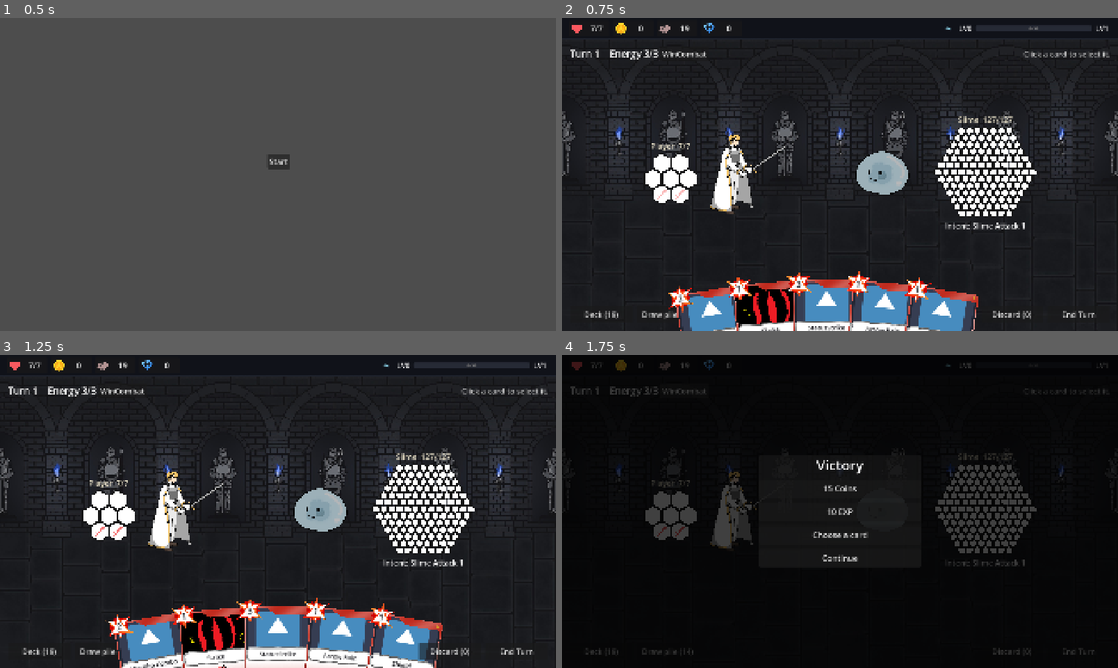
Above: before the commit, frames 1-4 (two rows, left to right).
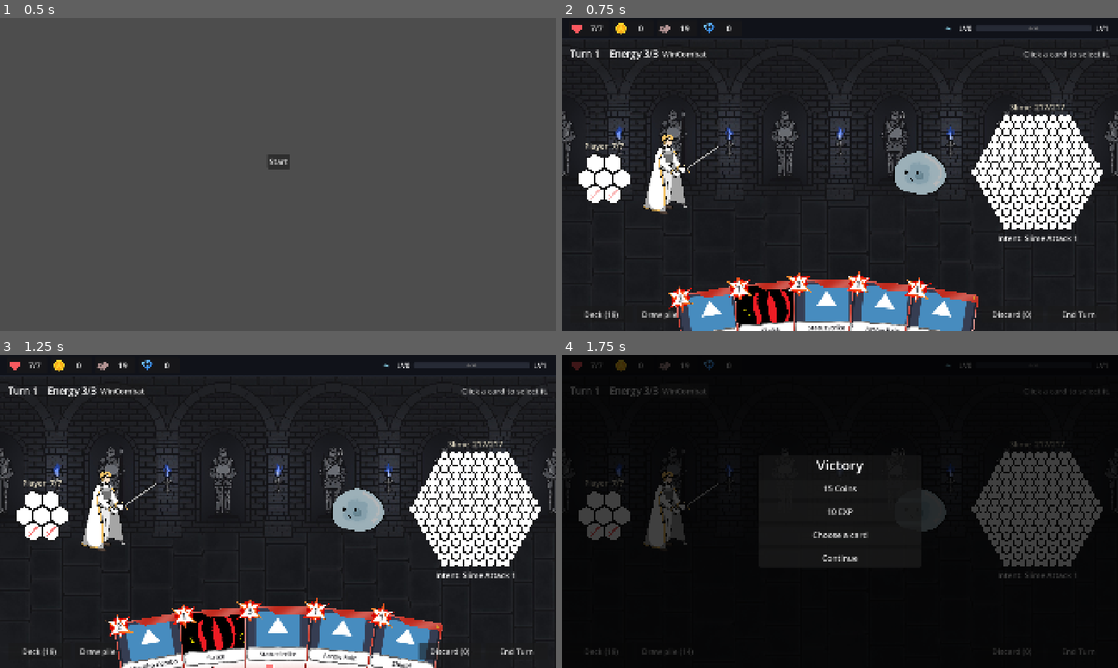
Above: after the commit, the same moments.

Repository: himaiayas/hex-sts
Game: Godot game, scene res://scenes/mainmenu.tscn
The game is run twice, just before and just after one commit, with the same random seed, the same clock (stepped at 60 frames per second) and the same inputs. The engine's default icon, where the game draws it, is replaced by a stand-in: a white triangle on a blue panel in a dark square.
Inputs:
- Up to frame 1 (0.5 s): no input
- Up to frame 2 (0.75 s): click "Start" at 0.5 s
- Up to frame 3 (1.25 s): no input
- Up to frame 4 (1.75 s): click "WinCombat" at 1.25 s

Frame 1 is identical in both runs. In frame 2, 11% of the frame differs, in the area x 3-98%, y 27-72%; in frame 3, 11%, in the area x 3-98%, y 27-100%; in frame 4, 8.9%.

Commit message:
fix: increases size of limit rendered tile box

Diff:
--- a/scenes/combat.tscn
+++ b/scenes/combat.tscn
@@ -81,7 +81,7 @@
 layout_mode = 2
 size_flags_vertical = 3
 mouse_filter = 2
-theme_override_constants/separation = 160
+theme_override_constants/separation = 520
 alignment = 1
 
 [node name="Player" type="HBoxContainer" parent="Margin/Layout/Arena"]
--- a/scripts/cards/card_data/strike.gd
+++ b/scripts/cards/card_data/strike.gd
@@ -10,12 +10,33 @@
 	image = preload("res://assets/cards/cards/strike.png")
 	grid_actions = [
 		GridAction.new(Enum.TargetType.ENEMY, [
+			# DamageTile.new(Vector2i(0,0)),
+			# DamageTile.new(Vector2i(1,0)),
+			# DamageTile.new(Vector2i(-1,0)),
+			# DamageTile.new(Vector2i(0,1)),
+			# DamageTile.new(Vector2i(0,-1)),
+			# DamageTile.new(Vector2i(1,-1)),
+			# DamageTile.new(Vector2i(-1,1)),
+
+			# DamageTile.new(Vector2i(0,0)),
+			# DamageTile.new(Vector2i(1,0)),
+			# DamageTile.new(Vector2i(-1,0)),
+			# DamageTile.new(Vector2i(0,-1)),
+			# DamageTile.new(Vector2i(-1,1)),
+			# DamageTile.new(Vector2i(2,0)),
+			# DamageTile.new(Vector2i(3,0)),
+			# DamageTile.new(Vector2i(4,0))
+
 			DamageTile.new(Vector2i(0,0)),
 			DamageTile.new(Vector2i(1,0)),
-			DamageTile.new(Vector2i(-1,0)),
+			DamageTile.new(Vector2i(2,0)),
+			DamageTile.new(Vector2i(0,-1)),
 			DamageTile.new(Vector2i(0,1)),
+			DamageTile.new(Vector2i(0,1)),
+			DamageTile.new(Vector2i(0,2)),
 			DamageTile.new(Vector2i(0,-1)),
-			DamageTile.new(Vector2i(1,-1)),
-			DamageTile.new(Vector2i(-1,1)),
+			DamageTile.new(Vector2i(0,-2)),
+
+
 		]),
 	]
--- a/scripts/cards/pattern_view.gd
+++ b/scripts/cards/pattern_view.gd
@@ -1,10 +1,12 @@
 class_name PatternView
 extends Control
 
-## Draws one of a card's grid actions as small hexes, shrunk to fit the box.
+## Draws one of a card's grid actions as small hexes. Tall patterns get a taller box (up to
+## MAX_HEIGHT) instead of shrinking into a fixed one; only very big patterns shrink.
 ## The (0,0) hex, where the cursor goes when you play the card, is outlined.
 
-const BOX_SIZE := Vector2(207, 47)
+const BOX_SIZE := Vector2(207, 47)  # full-line pattern: width, and smallest height
+const MAX_HEIGHT := 120.0  # tallest a pattern box gets (the description area is ~128)
 const MAX_HEX_SIZE := 17.0
 const COLOR_EDGE := Color("#151515")
 const COLOR_ORIGIN := Color("#ffffff")
@@ -12,14 +14,17 @@
 var action: GridAction
 
 
-## height > 0: an inline pattern that height tall and just as wide as it needs.
-func _init(_action: GridAction, height := 0.0) -> void:
+## max_height > 0: an inline pattern, at most that tall and just as big as it needs.
+## Otherwise a full-line pattern, BOX_SIZE.x wide and as tall as the pattern (up to MAX_HEIGHT).
+func _init(_action: GridAction, max_height := 0.0) -> void:
 	action = _action
-	custom_minimum_size = BOX_SIZE
-	if height > 0:
-		var extent: Vector2 = _extent()[2]
-		var hex := minf(MAX_HEX_SIZE, height / extent.y)
-		custom_minimum_size = Vector2(ceilf(extent.x * hex), height)
+	var extent: Vector2 = _extent()[2]
+	if max_height > 0:
+		var hex := minf(MAX_HEX_SIZE, max_height / extent.y)
+		custom_minimum_size = (extent * hex).ceil()
+	else:
+		var hex := minf(MAX_HEX_SIZE, minf(BOX_SIZE.x / extent.x, MAX_HEIGHT / extent.y))
+		custom_minimum_size = Vector2(BOX_SIZE.x, maxf(BOX_SIZE.y, ceilf(extent.y * hex)))
 	mouse_filter = Control.MOUSE_FILTER_IGNORE
 
 
--- a/scripts/cards/render_card.gd
+++ b/scripts/cards/render_card.gd
@@ -16,7 +16,7 @@
 const AUGMENT_OFFSET := 18.0  # how far the icons stick out above the card frame
 const NAME_FONT_SIZE := 22
 const COST_FONT_SIZE := 30
-const INLINE_PATTERN_HEIGHT := PatternView.BOX_SIZE.y  # a {render:N} sharing its line with text; same size as a full-line one
+const INLINE_PATTERN_HEIGHT := PatternView.MAX_HEIGHT  # tallest a {render:N} sharing its line with text gets
 const INLINE_SPACING := 4  # between text and an inline pattern
 const FONT_SIZE :=16  # description
 const COLOR_DESCRIPTION := Color(0.117647, 0.117647, 0.137255)  # dark, like the name
--- a/scripts/combat/ui/health_grid_view.gd
+++ b/scripts/combat/ui/health_grid_view.gd
@@ -7,7 +7,9 @@
 signal cell_clicked(unit: CombatUnit, coords: Vector2i)
 
 const HEX_SIZE := 36.0  # largest hex radius; big grids shrink below it
-const MAX_GRID_SIZE := Vector2(360, 330)  # hexes shrink so the grid (without its name) fits in this
+const MAX_GRID_SIZE := Vector2(460, 420)  # hexes shrink so the grid (without its name) fits in this
+const GAP := 2.5  # space between hexes at full size; scales with the hex
+const EDGE_WIDTH := 3.0  # tile outline at full size; scales with the hex
 const SQRT3 := 1.7320508
 const NAME_HEIGHT := 40.0
 const NO_CELL := Vector2i(999999, 999999)  # not (0,0): that's a real cell
@@ -197,19 +199,19 @@
 			color = COLOR_NEW
 		# if action_tile_dict.has(cell):
 		# 	color = color.lerp(COLOR_PREVIEW, 0.65)
-		var corners := hex_corners(cell_position(coord), _hex - 2.5)
+		var corners := hex_corners(cell_position(coord), _hex - _gap())
 		draw_colored_polygon(corners, color)
 		corners.append(corners[0])
-		draw_polyline(corners, COLOR_EDGE, 3.0)
+		draw_polyline(corners, COLOR_EDGE, EDGE_WIDTH * _hex / HEX_SIZE)
 		if tile.hp >= Enum.HealthTileEnum.SHIELDED:
 			_draw_shield(cell_position(coord), SHIELD_ALPHA)
 
 	for cell in candidates:
-		var corners := hex_corners(cell_position(cell), _hex - 2.5)
+		var corners := hex_corners(cell_position(cell), _hex - _gap())
 		if cell == _hover:
 			draw_colored_polygon(corners, Color(COLOR_CANDIDATE, 0.35))
 		corners.append(corners[0])
-		draw_polyline(corners, Color(COLOR_CANDIDATE, 0.8), 2.0)
+		draw_polyline(corners, Color(COLOR_CANDIDATE, 0.8), maxf(1.0, 2.0 * _hex / HEX_SIZE))
 
 	var wave := 0.5 + 0.5 * sin(TAU * Time.get_ticks_msec() / 1000.0 / INTENT_PERIOD)
 	var pulse := lerpf(ICON_ALPHA_MIN, ICON_ALPHA_MAX, wave)
@@ -232,7 +234,7 @@
 		var alpha := PREVIEW_ALPHA if unit.health.has(_hover) else flicker
 		for cell in unit.health:
 			if random_target.can_inflict(unit, cell):
-				draw_colored_polygon(hex_corners(_origin + axial_to_pixel(cell), HEX_SIZE - 2.5), Color(random_target.get_color(), alpha * 0.5))
+				draw_colored_polygon(hex_corners(cell_position(cell), _hex - _gap()), Color(random_target.get_color(), alpha * 0.5))
 
 	for offset in preview:
 		var cell := _hover + offset
@@ -325,7 +327,7 @@
 		var half := Vector2.ONE * ICON_SIZE * _hex / HEX_SIZE / 2.0
 		draw_texture_rect(icon, Rect2(center - half, half * 2.0), false, Color(1, 1, 1, alpha))
 	else:
-		draw_colored_polygon(hex_corners(center, _hex - 2.5), Color(t.get_color(), alpha * 0.5))
+		draw_colored_polygon(hex_corners(center, _hex - _gap()), Color(t.get_color(), alpha * 0.5))
 
 
 func _draw_shield(center: Vector2, alpha: float) -> void:
@@ -357,6 +359,10 @@
 			cell_clicked.emit(unit, cell)
 
 
+func _gap() -> float:
+	return GAP * _hex / HEX_SIZE
+
+
 ## Centre of a cell in this grid's local coordinates.
 func cell_position(cell: Vector2i) -> Vector2:
 	return _origin + axial_to_pixel(cell, _hex)
--- a/scripts/enemies/slime/slime.gd
+++ b/scripts/enemies/slime/slime.gd
@@ -2,141 +2,15 @@
 extends BaseEnemy
 
 
+## Hexagon of this radius: 3r(r+1)+1 tiles (8 -> 217).
+const RADIUS := 8
+
+
 func _init() -> void:
-	var coords: Array[Vector2i] = [
-	Vector2i(0, 0),
-	Vector2i(1, 0),
-	Vector2i(0, 1),
-	Vector2i(-1, 1),
-	Vector2i(-1, 0),
-	Vector2i(0, -1),
-	Vector2i(1, -1),
-
-	Vector2i(2, 0),
-	Vector2i(1, 1),
-	Vector2i(0, 2),
-	Vector2i(-1, 2),
-	Vector2i(-2, 2),
-	Vector2i(-2, 1),
-	Vector2i(-2, 0),
-	Vector2i(-1, -1),
-	Vector2i(0, -2),
-	Vector2i(1, -2),
-	Vector2i(2, -2),
-	Vector2i(2, -1),
-
-	Vector2i(3, 0),
-	Vector2i(2, 1),
-	Vector2i(1, 2),
-	Vector2i(0, 3),
-	Vector2i(-1, 3),
-	Vector2i(-2, 3),
-	Vector2i(-3, 3),
-	Vector2i(-3, 2),
-	Vector2i(-3, 1),
-	Vector2i(-3, 0),
-	Vector2i(-2, -1),
-	Vector2i(-1, -2),
-	Vector2i(0, -3),
-	Vector2i(1, -3),
-	Vector2i(2, -3),
-	Vector2i(3, -3),
-	Vector2i(3, -2),
-	Vector2i(3, -1),
-
-	Vector2i(4, 0),
-	Vector2i(3, 1),
-	Vector2i(2, 2),
-	Vector2i(1, 3),
-	Vector2i(0, 4),
-	Vector2i(-1, 4),
-	Vector2i(-2, 4),
-	Vector2i(-3, 4),
-	Vector2i(-4, 4),
-	Vector2i(-4, 3),
-	Vector2i(-4, 2),
-	Vector2i(-4, 1),
-	Vector2i(-4, 0),
-	Vector2i(-3, -1),
-	Vector2i(-2, -2),
-	Vector2i(-1, -3),
-	Vector2i(0, -4),
-	Vector2i(1, -4),
-	Vector2i(2, -4),
-	Vector2i(3, -4),
-	Vector2i(4, -4),
-	Vector2i(4, -3),
-	Vector2i(4, -2),
-	Vector2i(4, -1),
-
-	Vector2i(5, 0),
-	Vector2i(4, 1),
-	Vector2i(3, 2),
-	Vector2i(2, 3),
-	Vector2i(1, 4),
-	Vector2i(0, 5),
-	Vector2i(-1, 5),
-	Vector2i(-2, 5),
-	Vector2i(-3, 5),
-	Vector2i(-4, 5),
-	Vector2i(-5, 5),
-	Vector2i(-5, 4),
-	Vector2i(-5, 3),
-	Vector2i(-5, 2),
-	Vector2i(-5, 1),
-	Vector2i(-5, 0),
-	Vector2i(-4, -1),
-	Vector2i(-3, -2),
-	Vector2i(-2, -3),
-	Vector2i(-1, -4),
-	Vector2i(0, -5),
-	Vector2i(1, -5),
-	Vector2i(2, -5),
-	Vector2i(3, -5),
-	Vector2i(4, -5),
-	Vector2i(5, -5),
-	Vector2i(5, -4),
-	Vector2i(5, -3),
-	Vector2i(5, -2),
-	Vector2i(5, -1),
-
-	Vector2i(6, 0),
-	Vector2i(5, 1),
-	Vector2i(4, 2),
-	Vector2i(3, 3),
-	Vector2i(2, 4),
-	Vector2i(1, 5),
-	Vector2i(0, 6),
-	Vector2i(-1, 6),
-	Vector2i(-2, 6),
-	Vector2i(-3, 6),
-	Vector2i(-4, 6),
-	Vector2i(-5, 6),
-	Vector2i(-6, 6),
-	Vector2i(-6, 5),
-	Vector2i(-6, 4),
-	Vector2i(-6, 3),
-	Vector2i(-6, 2),
-	Vector2i(-6, 1),
-	Vector2i(-6, 0),
-	Vector2i(-5, -1),
-	Vector2i(-4, -2),
-	Vector2i(-3, -3),
-	Vector2i(-2, -4),
-	Vector2i(-1, -5),
-	Vector2i(0, -6),
-	Vector2i(1, -6),
-	Vector2i(2, -6),
-	Vector2i(3, -6),
-	Vector2i(4, -6),
-	Vector2i(5, -6),
-	Vector2i(6, -6),
-	Vector2i(6, -5),
-	Vector2i(6, -4),
-	Vector2i(6, -3),
-	Vector2i(6, -2),
-	Vector2i(6, -1),
-]
+	var coords: Array[Vector2i] = []
+	for q in range(-RADIUS, RADIUS + 1):
+		for r in range(maxi(-RADIUS, -q - RADIUS), mini(RADIUS, -q + RADIUS) + 1):
+			coords.append(Vector2i(q, r))
 	super("Slime", CombatUnit.make_hex_health(coords))
 	sprite = preload("res://assets/enemies/slime.png")
 	actions = [
